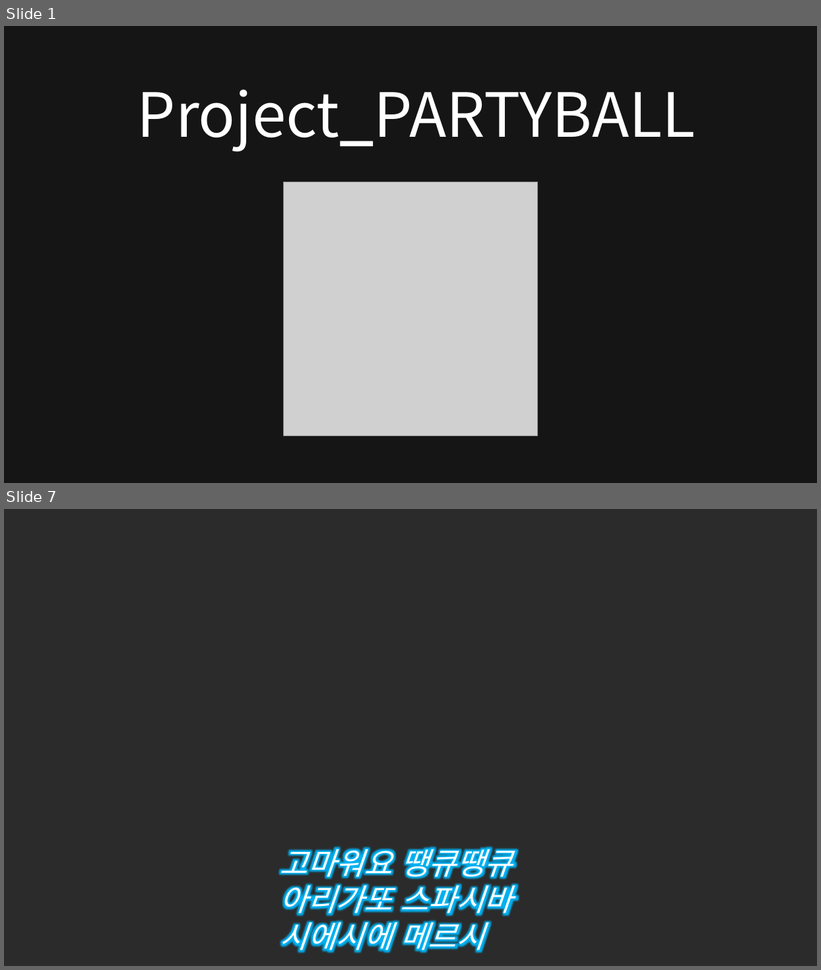
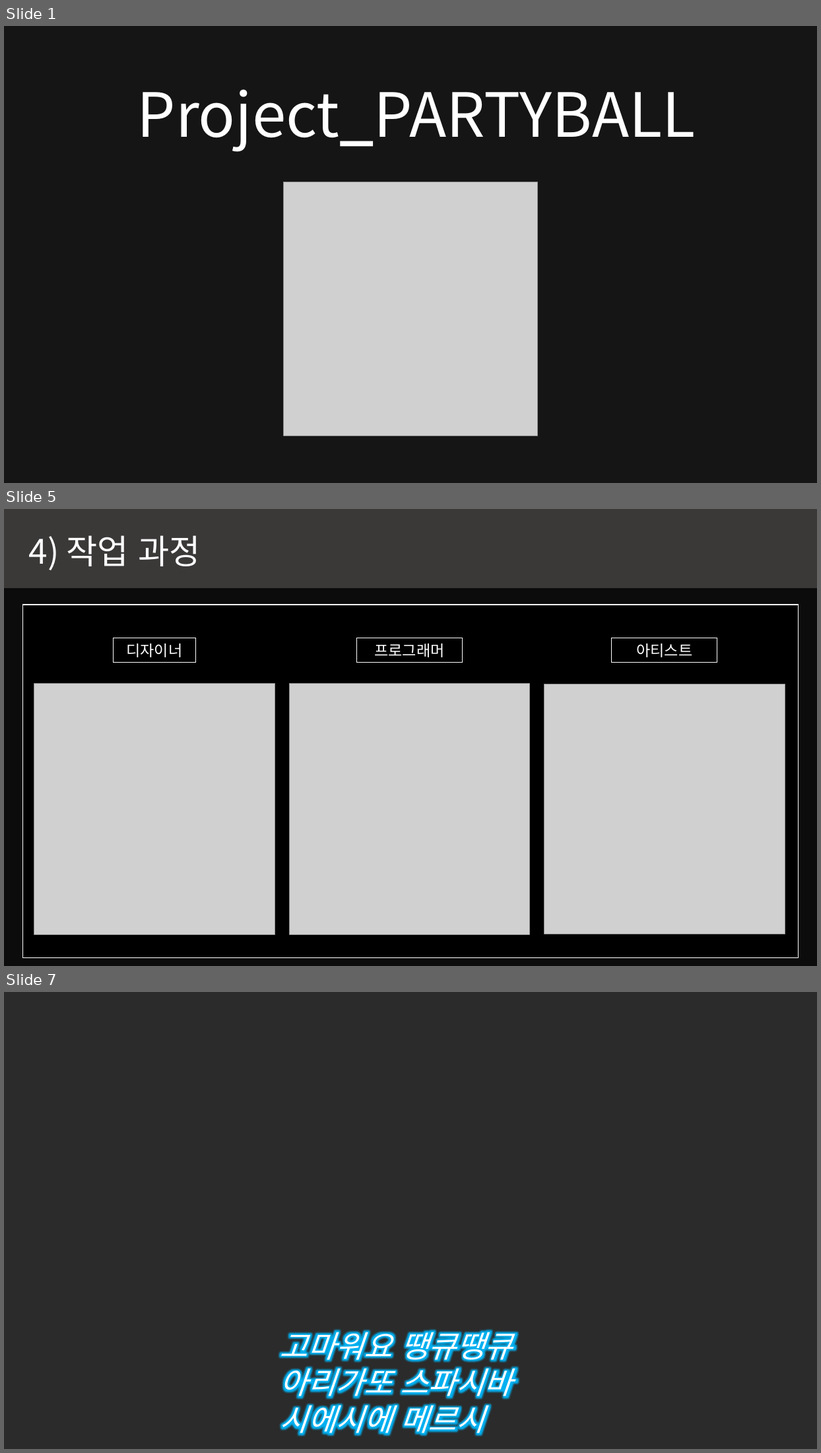
Before and after one commit to kjpark102312/Jagu_Agis, a slide deck: Presentation/AGIS 발표자료.pptx. Shown one above the other, each under a label of ours: slides 1 and 7 before the commit, slides 1, 5 and 7 after it; the slides between them are not shown. The pictures are 821x970 and 821x1453 pixels, drawn with LibreOffice and Linux fonts; fonts in the diff are those of the drawing; grey boxes stand for pictures; background and template pictures are left out; a plain dark background stands for a picture behind light text. Boxes give left, top, right and bottom in pixels: in the first picture for what was removed or moved away, otherwise in the second. Text is boxed around its words. In the diff, an @@ line names an element or a change of style, - is before the commit and + after.

```diff
--- a/Presentation/AGIS 발표자료.pptx
+++ b/Presentation/AGIS 발표자료.pptx
@@ slide 5 added at (4,509,817,966), background picture (left out) @@
@@ rectangle added at (4,509,817,966), fill #000000 at 70% opacity @@
@@ rectangle added at (4,509,817,588), fill #3B3838 @@
@@ text added at (29,535,201,570), 40 pt, text #FFFFFF @@
+4) 작업 과정
@@ rectangle added at (23,605,799,958), fill #000000, outline #FFFFFF 1 pt @@
@@ rectangle added at (113,638,196,663), outline #FFFFFF 0.75 pt, 18 pt, text #FFFFFF @@
+디자이너
@@ rectangle added at (356,638,462,663), outline #FFFFFF 0.75 pt, 18 pt, text #FFFFFF @@
+프로그래머
@@ rectangle added at (612,638,717,663), outline #FFFFFF 0.75 pt, 18 pt, text #FFFFFF @@
+아티스트
@@ picture added at (34,684,275,935) @@
@@ picture added at (290,684,531,935) @@
@@ picture added at (545,685,785,934) @@
```
Also in this commit, not shown: 4 slides changed, 1 slide removed, 2 other files.
